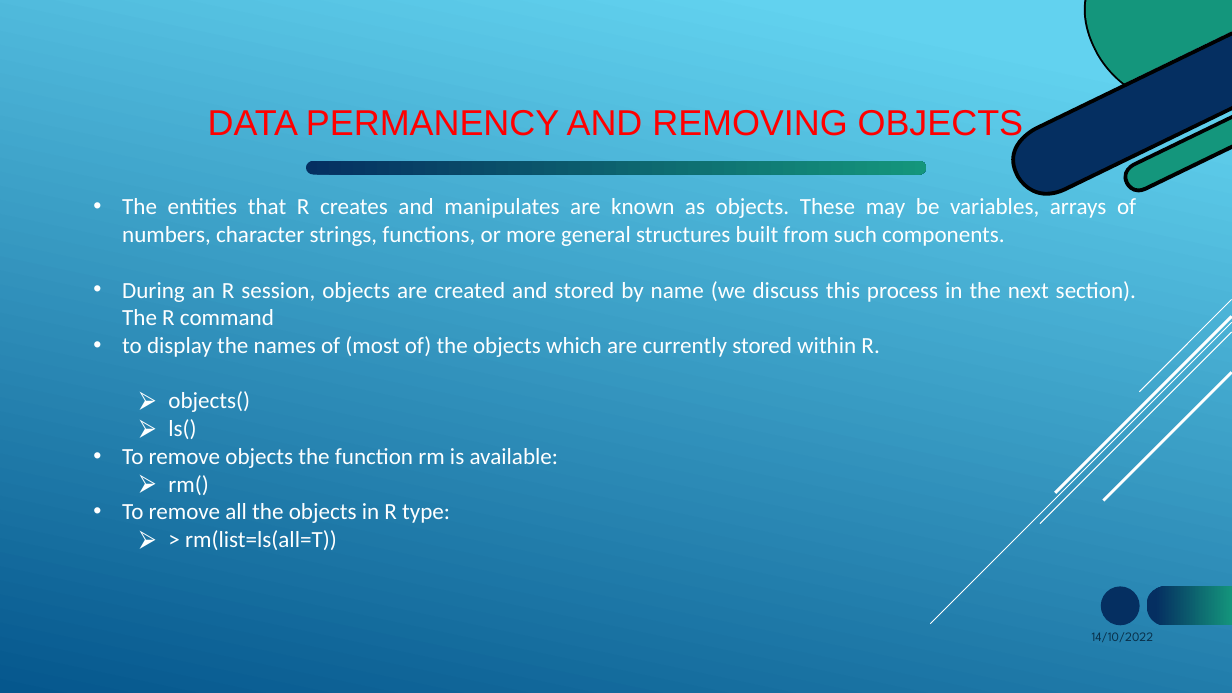
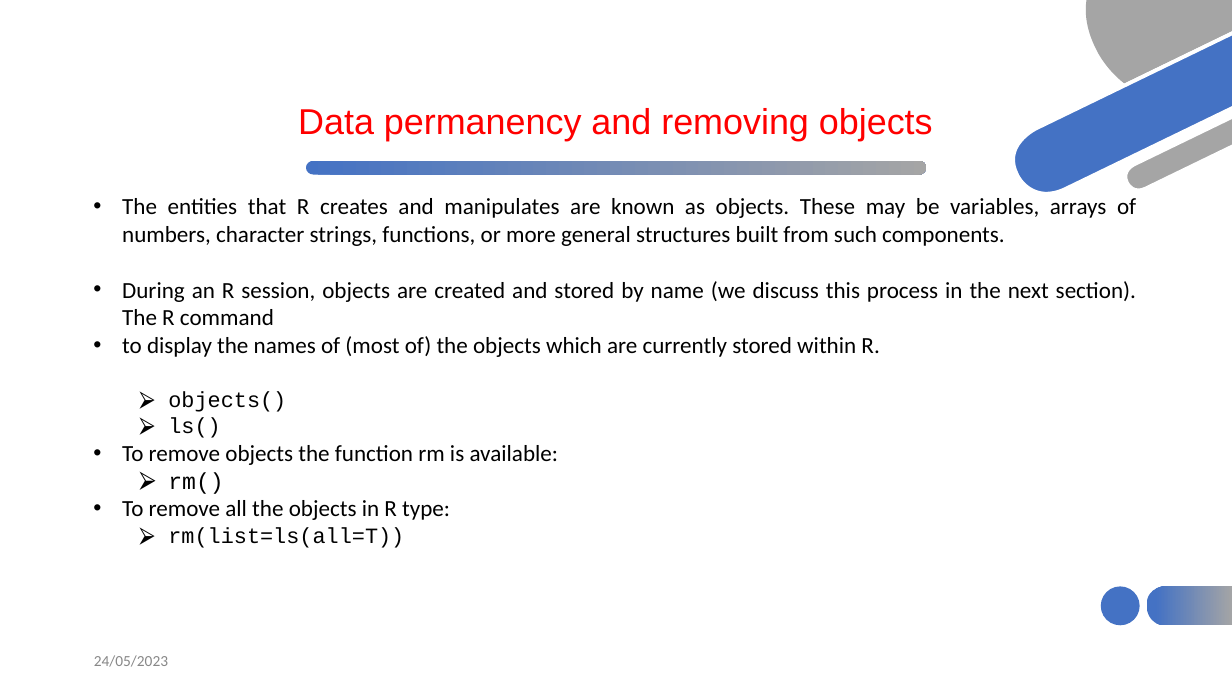
Before and after one commit to HaymanotB/himsite, a slide deck: slide 16 of lecture/RStudio_material.pptx. Drawn at 1232x693 pixels with LibreOffice and Linux fonts; fonts in the diff are those of the drawing. Boxes give left, top, right and bottom in pixels: in the first picture for what was removed or moved away, otherwise in the second. Text is boxed around its words. In the diff, an @@ line names an element or a change of style, - is before the commit and + after.

```diff
--- a/lecture/RStudio_material.pptx
+++ b/lecture/RStudio_material.pptx
@@ background gradient #62D2EF to #05578D to #FFFFFF @@
@@ freeform shape at [1085,0,1232,84]: fill #14967C to #A5A5A5 @@
@@ fill #000000 to #FFFFFF in 3 elements at [1083,0,1231,101], [1123,114,1232,192], [1011,30,1232,196] @@
@@ freeform shape at [1013,32,1232,193]: fill #052F61 to #4472C4 @@
@@ title at [298,108,933,141]: text changed @@
-DATA PERMANENCY AND REMOVING OBJECTS
+Data permanency and removing objects
@@ freeform shape at [1125,116,1232,190]: fill #14967C to #A5A5A5 @@
@@ freeform shape at [305,160,927,176]: fill gradient #052F61 to #14967C to gradient #4472C4 to #A5A5A5 @@
@@ text at [122,198,1136,520]: text colour #FFFFFF to #000000; size 18 to 17 pt in "objects()", "ls()"; font Calibri to Courier New in "objects()", "ls()", "rm()"; bullet colour #FFFFFF to #000000 @@
@@ group removed at [931,299,1232,624]: 5 lines @@
@@ text at [168,527,404,548]: text changed; size 18 to 17 pt; font Calibri to Courier New; text colour #FFFFFF to #000000 @@
-  ⮚ > rm(list=ls(all=T))
+  ⮚ rm(list=ls(all=T))
@@ ellipse at [1101,587,1140,626]: fill #052F61 to #4472C4 @@
@@ freeform shape at [1146,585,1232,627]: fill gradient #052F61 to #14967C to gradient #4472C4 to #A5A5A5 @@
@@ text added at [94,655,168,667], 12 pt, text #888888 @@
+24/05/2023
@@ text removed at [1092,632,1154,642] @@
-14/10/2022
```
Also in this commit, not shown: 30 other slides changed, 1 slide added, 4 other files.
